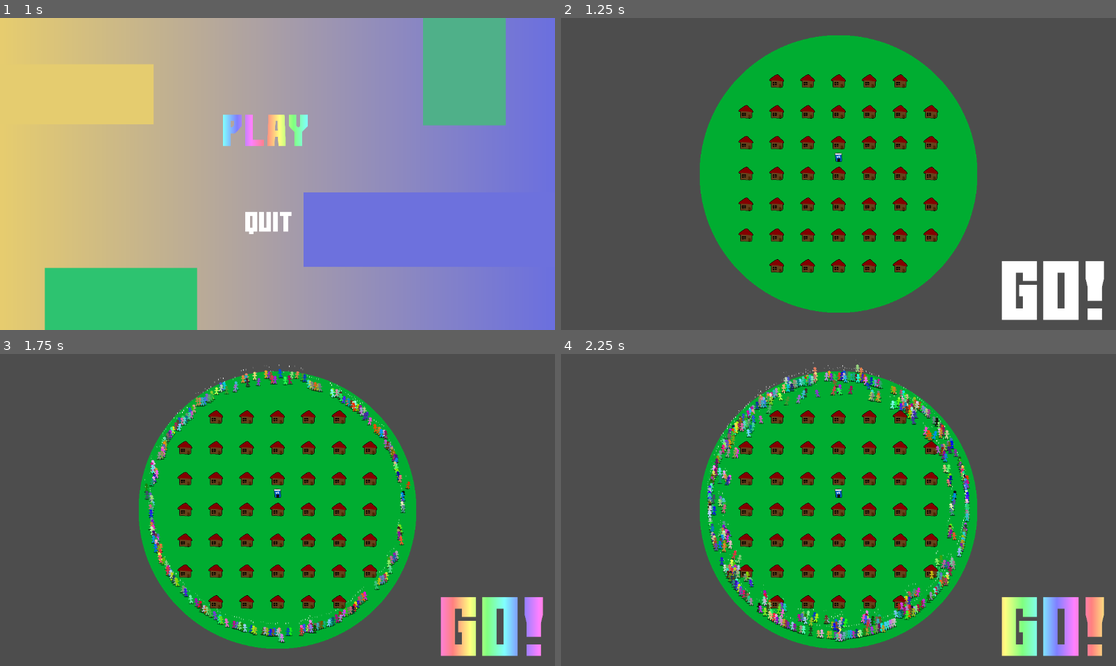
Above: before the commit, frames 1-4 (two rows, left to right).
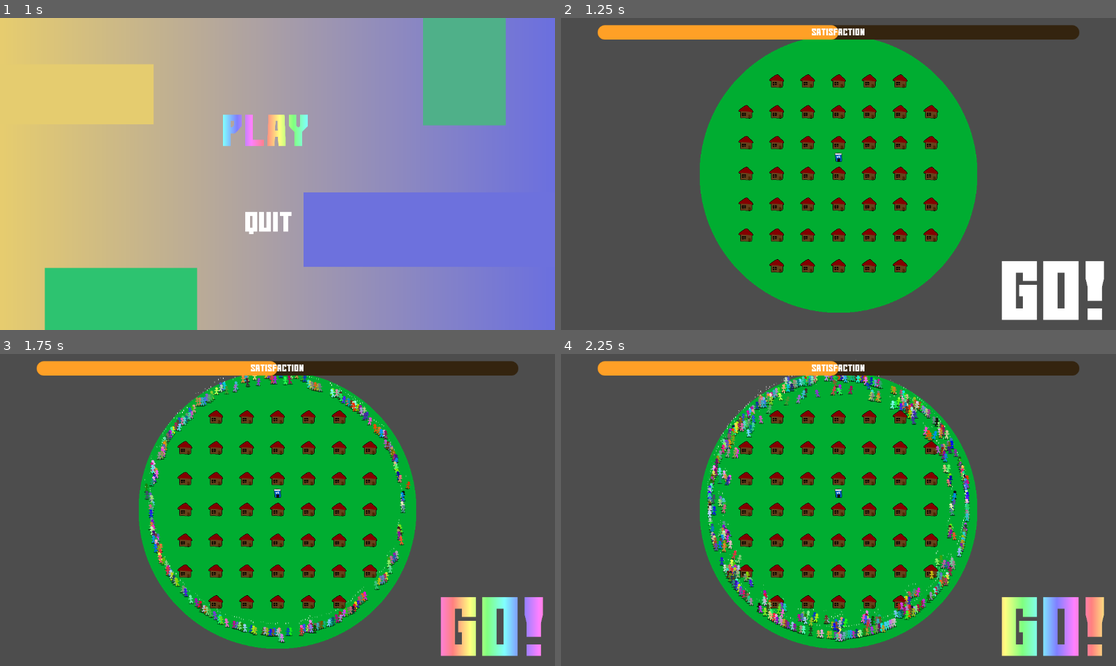
Above: after the commit, the same moments.

Repository: Viggzta/gmtk-jam-2024
Game: Godot game, scene res://main_menu.tscn
Two runs of this game, one before a commit and one after it. Both use one fixed random seed, a clock stepped at 60 frames per second and the inputs below. Sound files missing from this copy of the repository are replaced by a short silence.
Inputs (mouse positions are in pixels of both pictures, inside the frame that each line leads up to):
- Up to frame 1 (1 s): click (271, 130) at 0.5 s
- Up to frame 2 (1.25 s): no input
- Up to frame 3 (1.75 s): click (493, 625) at 1.25 s
- Up to frame 4 (2.25 s): click (1054, 625) at 2 s

Frame 1 is identical in both runs. In frame 2, 4.0% of the frame differs, in the area x 6-94%, y 2-7%; in frame 3, 4.0%; in frame 4, 4.0%.

Commit message:
Satisfaction ui bar

Diff:
--- a/src/scenes/levels/the_level.tscn
+++ b/src/scenes/levels/the_level.tscn
@@ -1,10 +1,11 @@
-[gd_scene load_steps=11 format=3 uid="uid://7q2324t0mnuw"]
+[gd_scene load_steps=12 format=3 uid="uid://7q2324t0mnuw"]
 
 [ext_resource type="Script" path="res://scenes/levels/the_level.gd" id="1_vl667"]
-[ext_resource type="PackedScene" uid="uid://d3r14xo6jdyqj" path="res://scenes/camera.tscn" id="2_1diri"]
+[ext_resource type="PackedScene" path="res://scenes/camera.tscn" id="2_1diri"]
 [ext_resource type="Script" path="res://scenes/levels/background_control.gd" id="2_s734i"]
-[ext_resource type="PackedScene" path="res://scenes/buildings/shithouse.tscn" id="3_q6e3f"]
-[ext_resource type="PackedScene" uid="uid://k2865pts53gq" path="res://scenes/hud.tscn" id="4_2f8vd"]
+[ext_resource type="PackedScene" uid="uid://bgwmdxqpopxo" path="res://scenes/buildings/shithouse.tscn" id="3_q6e3f"]
+[ext_resource type="PackedScene" uid="uid://k2865pts53gq" path="res://scenes/ui/hud.tscn" id="4_2f8vd"]
+[ext_resource type="PackedScene" uid="uid://1aye1f1hfbhr" path="res://scenes/ui/satisfaction_ui.tscn" id="4_26rng"]
 [ext_resource type="PackedScene" uid="uid://ci78tpn52jqrb" path="res://scenes/ui/settings_control.tscn" id="4_v4ej8"]
 [ext_resource type="Material" uid="uid://2nan6h7ds1xj" path="res://scripts/level_base/background_material.tres" id="5_dbp6e"]
 [ext_resource type="AudioStream" uid="uid://deogsrqi7jxd" path="res://audio/music/song1.wav" id="6_mrrr6"]
@@ -45,6 +46,14 @@
 metadata/_edit_use_anchors_ = true
 
 [node name="CanvasLayer" type="CanvasLayer" parent="."]
+
+[node name="SatisfactionUi" parent="CanvasLayer" instance=ExtResource("4_26rng")]
+anchors_preset = 5
+anchor_left = 0.5
+anchor_right = 0.5
+offset_top = 30.0
+offset_bottom = 30.0
+grow_horizontal = 2
 
 [node name="Control" type="Control" parent="CanvasLayer"]
 layout_mode = 3
--- /dev/null
+++ b/src/scenes/ui/satisfaction_ui.tscn
@@ -0,0 +1,44 @@
+[gd_scene load_steps=4 format=3 uid="uid://1aye1f1hfbhr"]
+
+[ext_resource type="FontFile" uid="uid://blp4h173uu01v" path="res://gomarice_no_continue.ttf" id="1_8075w"]
+
+[sub_resource type="StyleBoxFlat" id="StyleBoxFlat_pttn7"]
+bg_color = Color(0.204439, 0.1414, 0.0603883, 1)
+corner_radius_top_left = 15
+corner_radius_top_right = 15
+corner_radius_bottom_right = 15
+corner_radius_bottom_left = 15
+
+[sub_resource type="StyleBoxFlat" id="StyleBoxFlat_hh0qc"]
+bg_color = Color(1, 0.625388, 0.148788, 1)
+corner_radius_top_left = 15
+corner_radius_top_right = 15
+corner_radius_bottom_right = 15
+corner_radius_bottom_left = 15
+
+[node name="SatisfactionUi" type="Control"]
+layout_mode = 3
+anchors_preset = 0
+
+[node name="ProgressBar" type="ProgressBar" parent="."]
+custom_minimum_size = Vector2(1000, 30)
+layout_mode = 1
+anchors_preset = 15
+anchor_right = 1.0
+anchor_bottom = 1.0
+grow_horizontal = 2
+grow_vertical = 2
+theme_override_styles/background = SubResource("StyleBoxFlat_pttn7")
+theme_override_styles/fill = SubResource("StyleBoxFlat_hh0qc")
+value = 50.0
+show_percentage = false
+
+[node name="Label" type="Label" parent="ProgressBar"]
+layout_mode = 0
+offset_left = 444.0
+offset_top = 3.0
+offset_right = 555.0
+offset_bottom = 24.0
+theme_override_fonts/font = ExtResource("1_8075w")
+theme_override_font_sizes/font_size = 20
+text = "Satisfaction"
Binary file added: src/gomarice_no_continue.ttf
Not shown, added: src/gomarice_no_continue.ttf.import
Renamed: src/scenes/hud.tscn -> src/scenes/ui/hud.tscn
